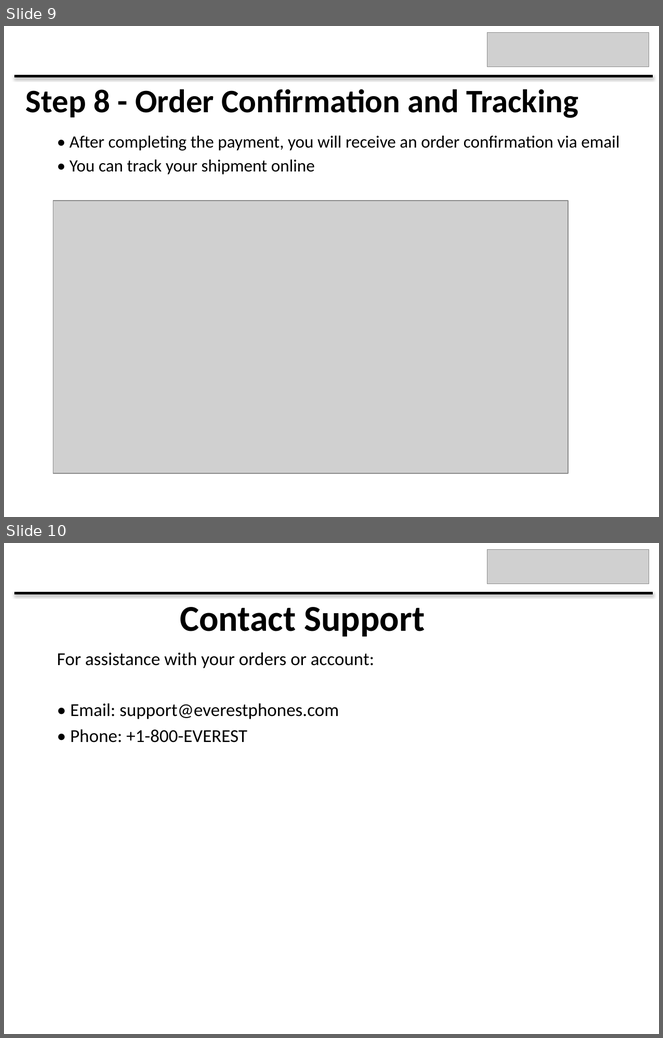
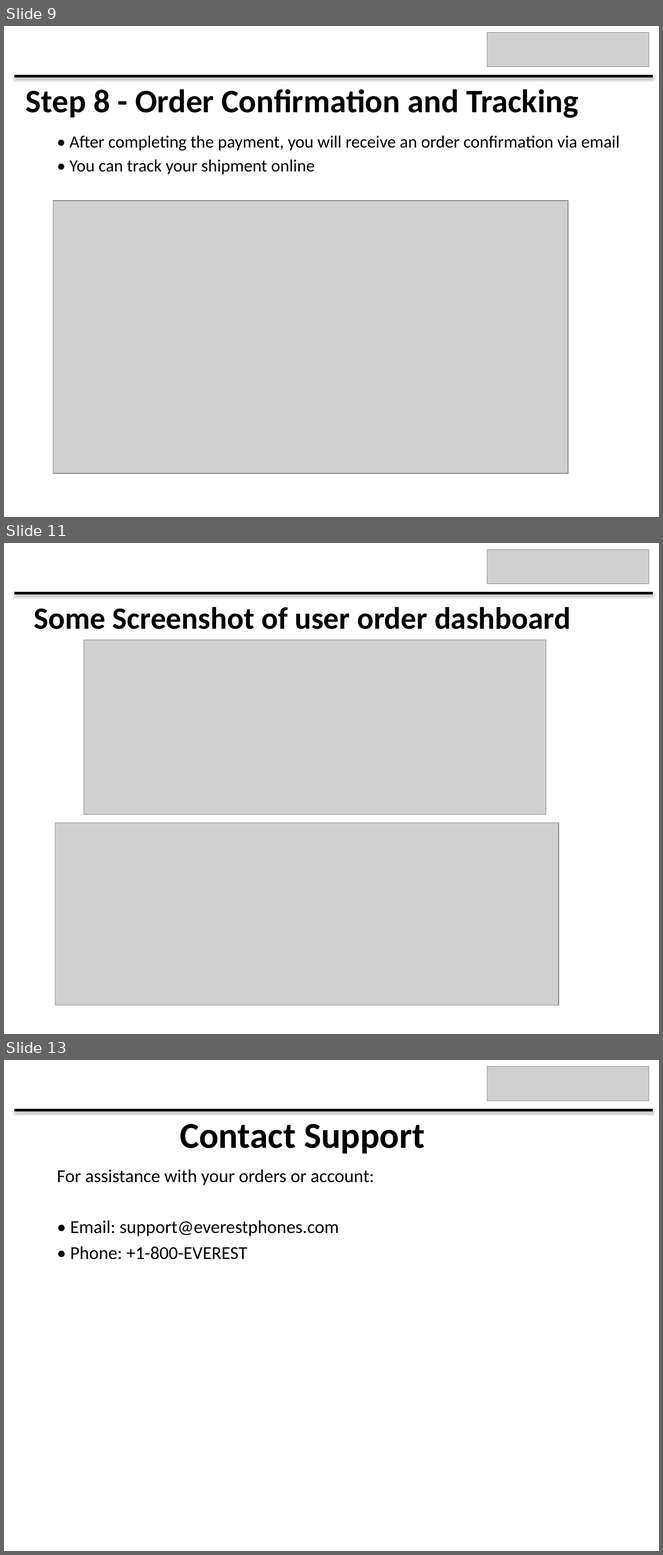
Before and after one commit to bidhan948/EP-PRESNETATION, a slide deck: Everest_Phones_Final_Presentation.pptx. Shown one above the other, each under a label of ours: slides 9 and 10 before the commit, slides 9, 11 and 13 after it; the slides between them are not shown. The pictures are 663x1038 and 663x1555 pixels, drawn with LibreOffice and Linux fonts; fonts in the diff are those of the drawing; grey boxes stand for pictures. Boxes give left, top, right and bottom in pixels: in the first picture for what was removed or moved away, otherwise in the second. Text is boxed around its words. In the diff, an @@ line names an element or a change of style, - is before the commit and + after.

Commit message:
Upto checkout and user dashboard

```diff
--- a/Everest_Phones_Final_Presentation.pptx
+++ b/Everest_Phones_Final_Presentation.pptx
@@ slide 11 added at (x1=4, y1=543, x2=659, y2=1034), background #FFFFFF @@
@@ picture added at (x1=488, y1=550, x2=649, y2=584) @@
@@ line added from (14, 593) to (653, 593), #000000 3 pt @@
@@ title added at (x1=34, y1=607, x2=571, y2=629), 34 pt, text #000000, bold @@
+Some Screenshot of user order dashboard
@@ picture added at (x1=84, y1=640, x2=546, y2=814) @@
@@ picture added at (x1=55, y1=823, x2=559, y2=1006) @@
@@ what was slide 10 is now slide 13 @@
```
Also in this commit, not shown: 2 other slides added.
